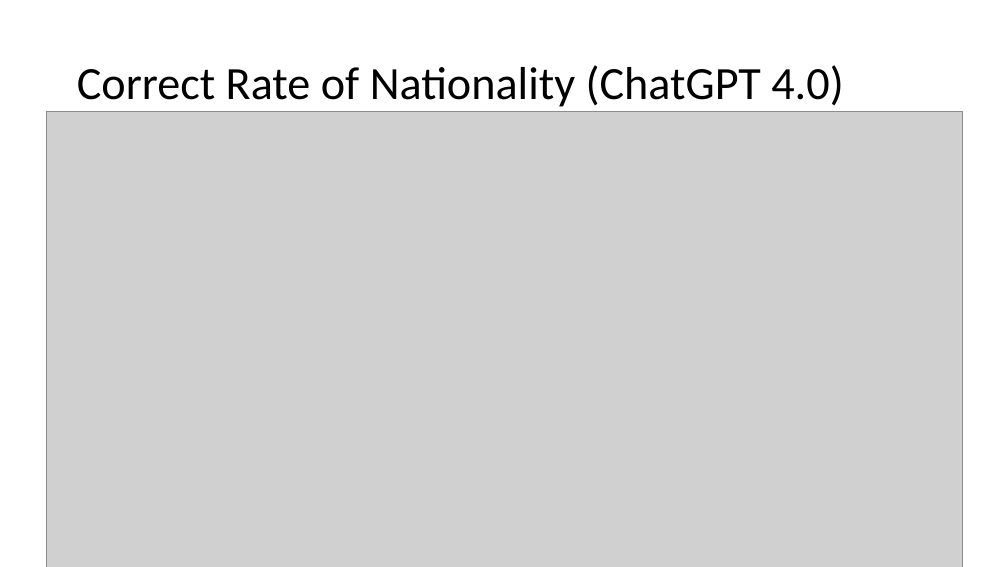
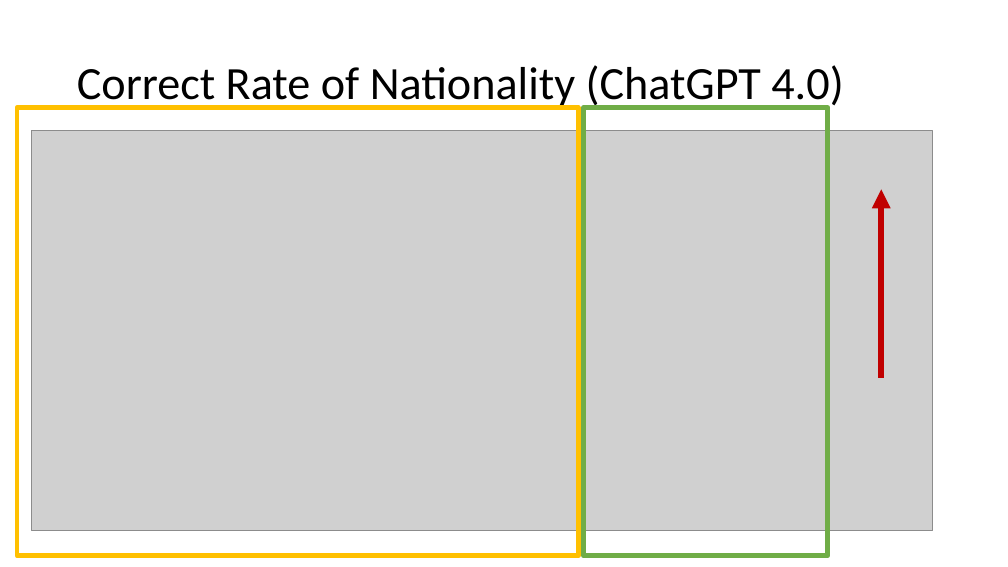
Before and after one commit to fccsdigitalchina/generative_ai_east_asian_studies, a slide deck: slide 15 of _slides/Generative AI for East Asian Studies_use cases.pptx. Drawn at 1008x567 pixels with LibreOffice and Linux fonts; fonts in the diff are those of the drawing; grey boxes stand for pictures. Boxes give left, top, right and bottom in pixels: in the first picture for what was removed or moved away, otherwise in the second. Text is boxed around its words. In the diff, an @@ line names an element or a change of style, - is before the commit and + after.

```diff
--- a/_slides/Generative AI for East Asian Studies_use cases.pptx
+++ b/_slides/Generative AI for East Asian Studies_use cases.pptx
@@ rectangle added at bbox=[17, 107, 578, 556], outline #FFC000 4.5 pt @@
@@ rectangle added at bbox=[584, 107, 828, 556], outline #70AD47 4.5 pt @@
@@ picture: place and size @@
-picture at bbox=[46, 111, 962, 567]
+picture at bbox=[32, 131, 933, 531]
@@ arrow added from (882, 378) to (882, 189), #C00000 6 pt @@
```
Also in this commit, not shown: 14 other slides changed, 9 slides added.
